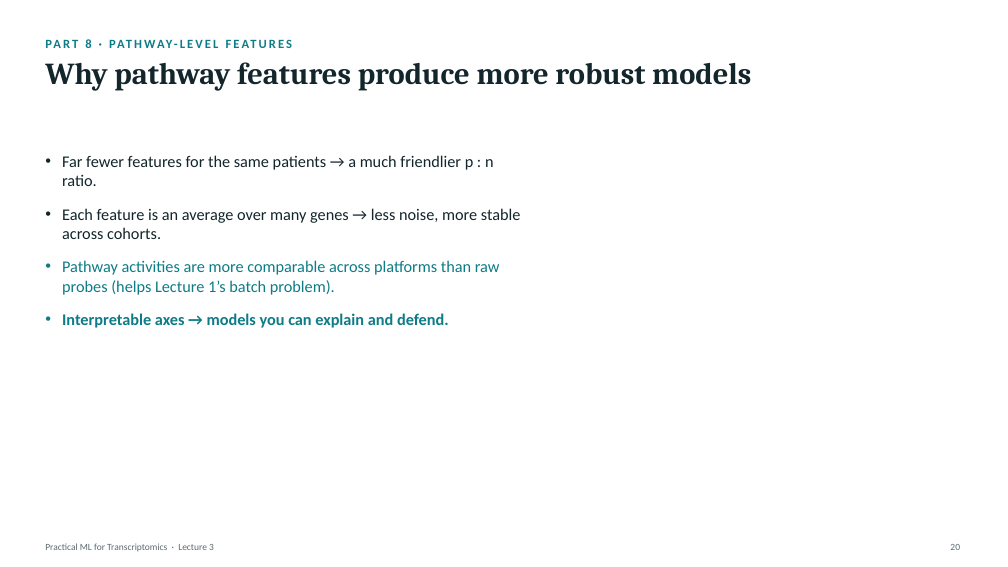
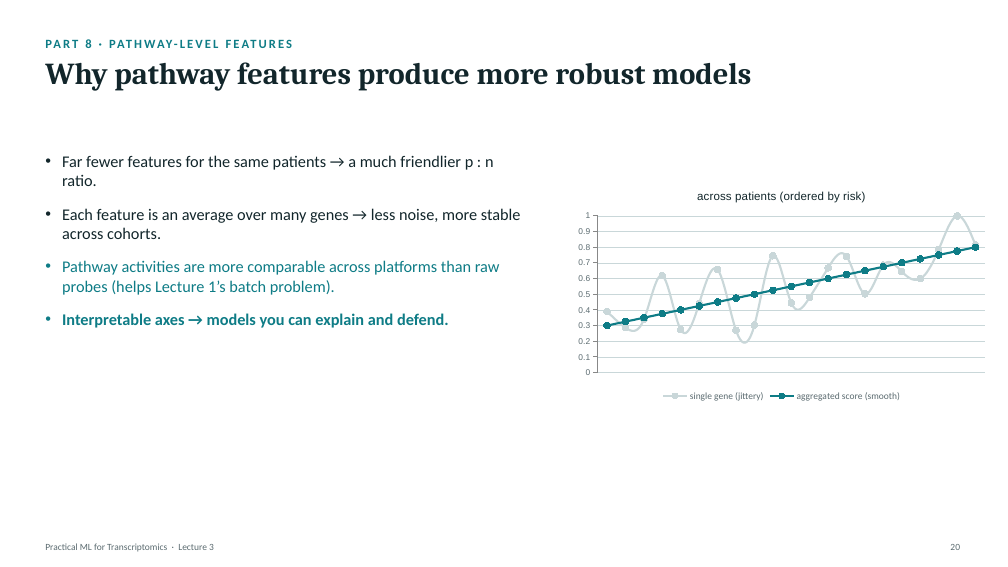
Before and after one commit to zhanyinx/ml26, a slide deck: slide 20 of lessons/lesson03_feature_engineering/theory/slides/Lecture3 - Feature Engineering and Biological Representation.pptx. Drawn at 1008x567 pixels with LibreOffice and Linux fonts; fonts in the diff are those of the drawing. Boxes give left, top, right and bottom in pixels: in the first picture for what was removed or moved away, otherwise in the second. Text is boxed around its words. In the diff, an @@ line names an element or a change of style, - is before the commit and + after.

```diff
--- a/lessons/lesson03_feature_engineering/theory/slides/Lecture3 - Feature Engineering and Biological Representation.pptx
+++ b/lessons/lesson03_feature_engineering/theory/slides/Lecture3 - Feature Engineering and Biological Representation.pptx
@@ line chart added at (570, 178, 994, 405) @@
+title "across patients (ordered by risk)"
+categories: 1, 2, 3, 4, 5, 6, 7, 8, 9, 10, 11, 12, 13, 14, 15, 16, 17, 18, 19, 20, 21
+single gene (jittery): 0.39, 0.29, 0.34, 0.62, 0.27, 0.44, 0.66, 0.27, 0.3, 0.74, 0.44, 0.48, 0.67, 0.74, 0.5, 0.69, 0.64, 0.6, 0.78, 1, 0.81
+aggregated score (smooth): 0.3, 0.33, 0.35, 0.38, 0.4, 0.42, 0.45, 0.47, 0.5, 0.53, 0.55, 0.57, 0.6, 0.62, 0.65, 0.68, 0.7, 0.72, 0.75, 0.77, 0.8
```
Also in this commit, not shown: 4 other slides changed.
